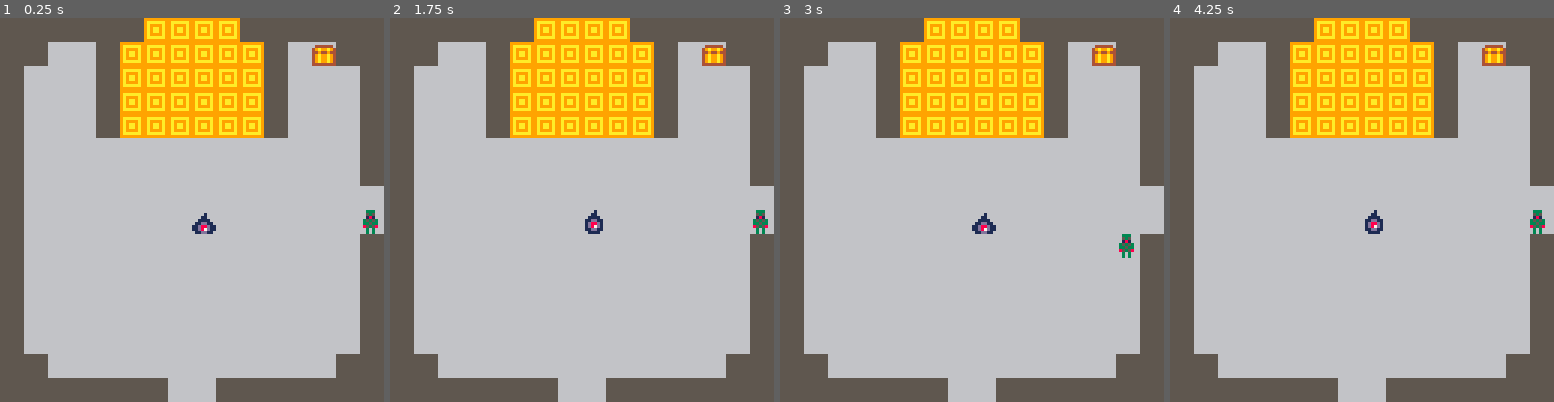
Above: before the commit, frames 1-4 (left to right).
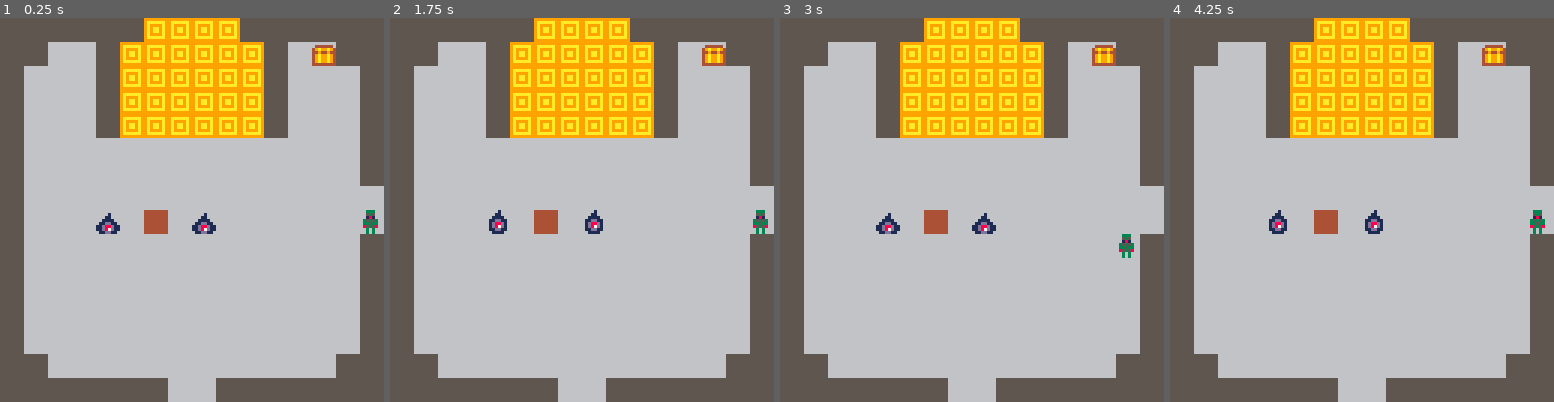
Above: after the commit, the same moments.

Repository: rledford/pico-door
Game: PICO-8 cartridge door.p8
The game is run twice, just before and just after one commit, with the same random seed, the same clock (stepped at 60 frames per second) and the same inputs.
Inputs:
- Up to frame 1 (0.25 s): no input
- Up to frame 2 (1.75 s): tap O (Z key) at 0.33, 0.7, 1.43 s; tap X (X key) at 1.07 s
- Up to frame 3 (3 s): hold Left 1.97-2.37 s; tap X (X key) at 2.07, 2.4, 2.73 s; tap O (Z key) at 2.22 s; hold Down 2.42-2.82 s; hold Right from 2.87 s (still down)
- Up to frame 4 (4.25 s): tap X (X key) every 0.33 s from 3.07 to 4.07 s; tap O (Z key) at 3.1, 3.98 s; release Right at 3.53 s; hold Up 3.58-4.08 s; hold Right from 4.13 s (still down)

The runs differ from the first frame. In frame 1, 0.6% of the frame differs, in the area x 25-44%, y 50-57%; in frame 2, 0.6%; in frame 3, 0.6%; in frame 4, 0.6%.

Commit message:
feat: Add threat to objects. Change find_target_object to prioritize target by threat and range.

Diff:
--- a/door.p8
+++ b/door.p8
@@ -30,7 +30,9 @@
 function _init()
 	cls()
 	player = init_object(player_type, 120, 64)
-	eye = init_object(eye_type, 64, 64)
+	init_object(eye_type, 64, 64)
+	init_object(eye_type, 32, 64)
+	init_object(door_type, 48, 64)
 	update_fn = game_update
 end
 
@@ -109,13 +111,10 @@
 				add(this.moves, {x=dx,y=dy})
 			end
 		end
-		if this.target == nil then
-			find_target_object(this, {eye_type})
-		else
-			if get_range(this, this.target) > this.target_radius then
+			find_target_object(this)
+			if this.target and get_range(this, this.target) > this.target_radius then
 				this.target = nil
 			end
-		end
 	end,
 	draw=function(this)
 		spr(this.spr,this.x,this.y,1,1)
@@ -141,6 +140,7 @@
 		this.spr = this.tile
 		this.anim_frame = 1
 		this.anim_rate = 16
+		this.threat = 1
 	end,
 	update=function(this)
 		this.anim_frame += 1
@@ -151,9 +151,19 @@
 	end,
 	draw=function(this)
 		spr(this.spr,this.x,this.y,1,1)
-		if this.target ~= nil then
-			spr(20, this.target.x, this.target.y)
-		end
+	end
+}
+
+door_type = {
+	init=function(this)
+		this.tile = 3
+		this.hitbox={x=0,y=0,w=8,h=8}
+		this.spr = this.tile
+	end,
+	update=function(this)
+	end,
+	draw=function(this)
+		spr(this.spr,this.x,this.y,1,1)
 	end
 }
 
@@ -170,8 +180,9 @@
 	obj.x = x
 	obj.y = y
 	obj.hitbox = {x=0,y=0,w=8,h=8}
-	obj.spd=1
+	obj.spd= 1
 	obj.moves = {}
+	obj.threat = 0
 
 	obj.collide=function(type,ox,oy)
 		local other
@@ -249,20 +260,26 @@
 	end
 end
 
-function find_target_object(obj, priority_types)
+function find_target_object(obj)
 	local other = nil
 	local range = 0
+	local target = {obj = nil, range = 0}
 	for i=1,count(objects) do
 		other = objects[i]
-		-- TODO: prioritize enemy over doors
 		if obj ~= other then
 			range = get_range(obj, other)
 			if range <= obj.target_radius then
-				obj.target = other
+				if target.obj == nil or
+				(target.obj.threat < other.threat or
+					(target.obj.threat == other.threat and target.range > range)
+				) then
+					target.obj = other
+					target.range = range
+				end
 			end
-			return
-		end
-	end
+		end
+	end
+	obj.target = target.obj
 end
 
 -- drawing --
@@ -325,6 +342,16 @@
 
 function get_range(obj, other)
 	return sqrt(((other.x + 4) - (obj.x + 4))^2 + ((other.y + 4) - (obj.y + 4))^2)
+end
+
+function index_of(tbl, value)
+	for i=1,#tbl do
+		if tbl[i] == value then
+			return i
+		end
+	end
+
+	return 0
 end
 __gfx__
 00000000555555556666666644444444111111119999999900000000000000000000000000000000000000000000000000000000000000006666666669a99a96
